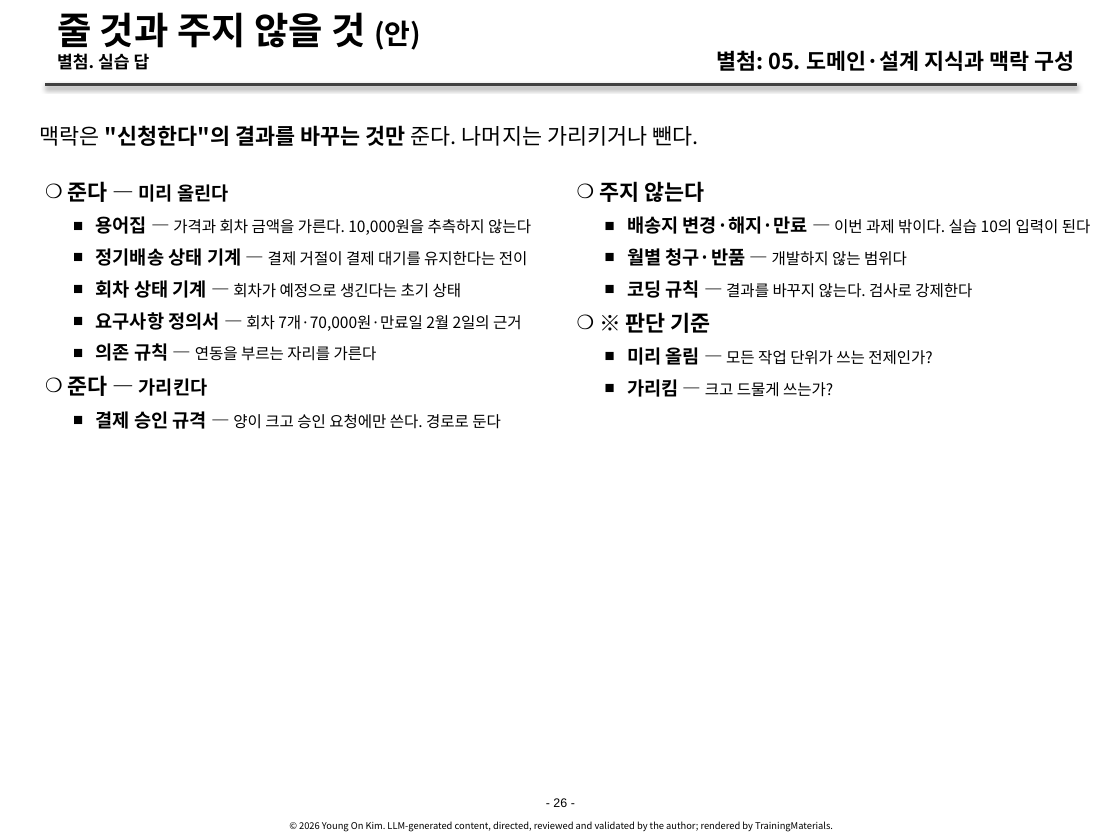
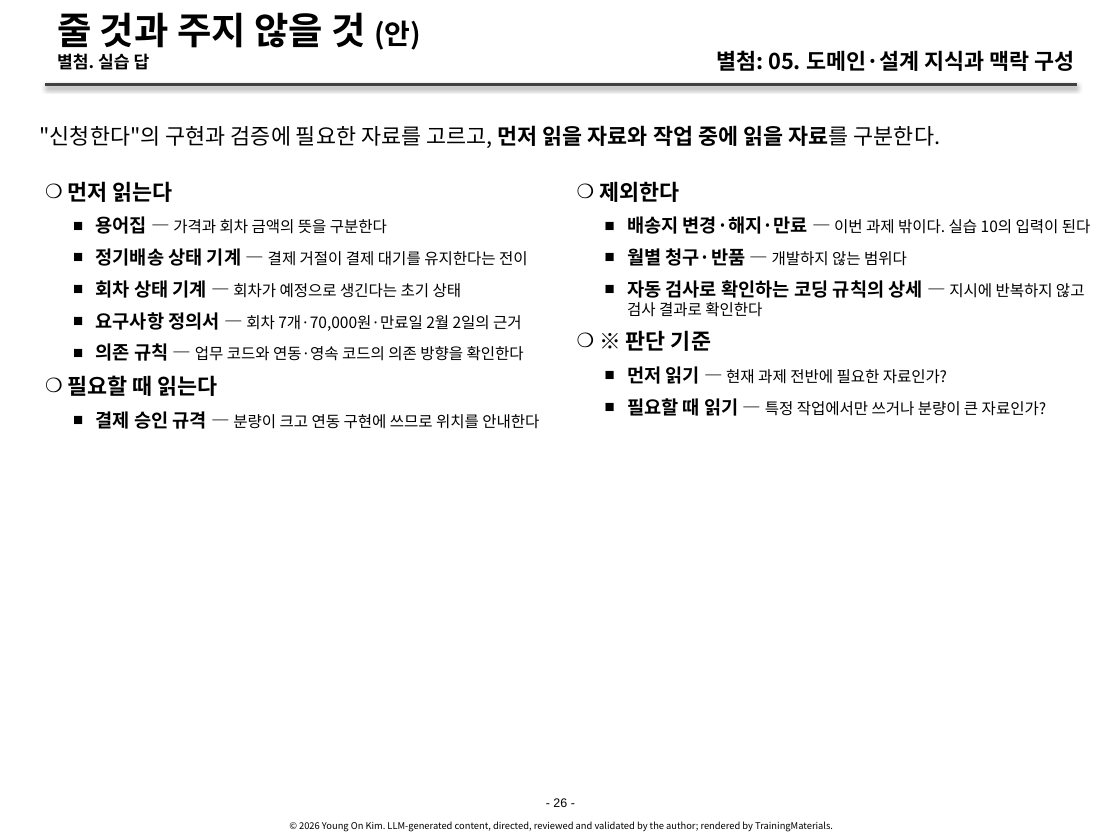
Before and after one commit to YoungSan77/TrainingMaterials, a slide deck: slide 26 of courses/ai-native/sessions/s05.pptx. Drawn at 1120x840 pixels with LibreOffice and Linux fonts; fonts in the diff are those of the drawing. Boxes give left, top, right and bottom in pixels: in the first picture for what was removed or moved away, otherwise in the second. Text is boxed around its words. In the diff, an @@ line names an element or a change of style, - is before the commit and + after.

```diff
--- a/courses/ai-native/sessions/s05.pptx
+++ b/courses/ai-native/sessions/s05.pptx
@@ text at (x1=40, y1=125, x2=940, y2=148): text changed @@
-맥락은 "신청한다"의 결과를 바꾸는 것만 준다. 나머지는 가리키거나 뺀다.
+"신청한다"의 구현과 검증에 필요한 자료를 고르고, 먼저 읽을 자료와 작업 중에 읽을 자료를 구분한다.
@@ text at (x1=68, y1=181, x2=387, y2=234): text changed @@
-    ❍ 준다 — 미리 올린다
-      ■ 용어집 — 가격과 회차 금액을 가른다. 10,000원을 추측하지 않는다
+    ❍ 먼저 읽는다
+      ■ 용어집 — 가격과 회차 금액의 뜻을 구분한다
@@ text at (x1=599, y1=181, x2=679, y2=202): text changed @@
-    ❍ 주지 않는다
+    ❍ 제외한다
@@ text at (x1=627, y1=280, x2=1085, y2=317): text changed @@
-      ■ 코딩 규칙 — 결과를 바꾸지 않는다. 검사로 강제한다
+      ■ 자동 검사로 확인하는 코딩 규칙의 상세 — 지시에 반복하지 않고 검사 결과로 확인한다
@@ text at (x1=68, y1=343, x2=539, y2=429): text changed @@
-      ■ 의존 규칙 — 연동을 부르는 자리를 가른다
-    ❍ 준다 — 가리킨다
-      ■ 결제 승인 규격 — 양이 크고 승인 요청에만 쓴다. 경로로 둔다
+      ■ 의존 규칙 — 업무 코드와 연동·영속 코드의 의존 방향을 확인한다
+    ❍ 필요할 때 읽는다
+      ■ 결제 승인 규격 — 분량이 크고 연동 구현에 쓰므로 위치를 안내한다
@@ text at (x1=627, y1=366, x2=1046, y2=416): text changed @@
-      ■ 미리 올림 — 모든 작업 단위가 쓰는 전제인가?
-      ■ 가리킴 — 크고 드물게 쓰는가?
+      ■ 먼저 읽기 — 현재 과제 전반에 필요한 자료인가?
+      ■ 필요할 때 읽기 — 특정 작업에서만 쓰거나 분량이 큰 자료인가?
```
Also in this commit, not shown: 25 other slides changed, 33 other files.
